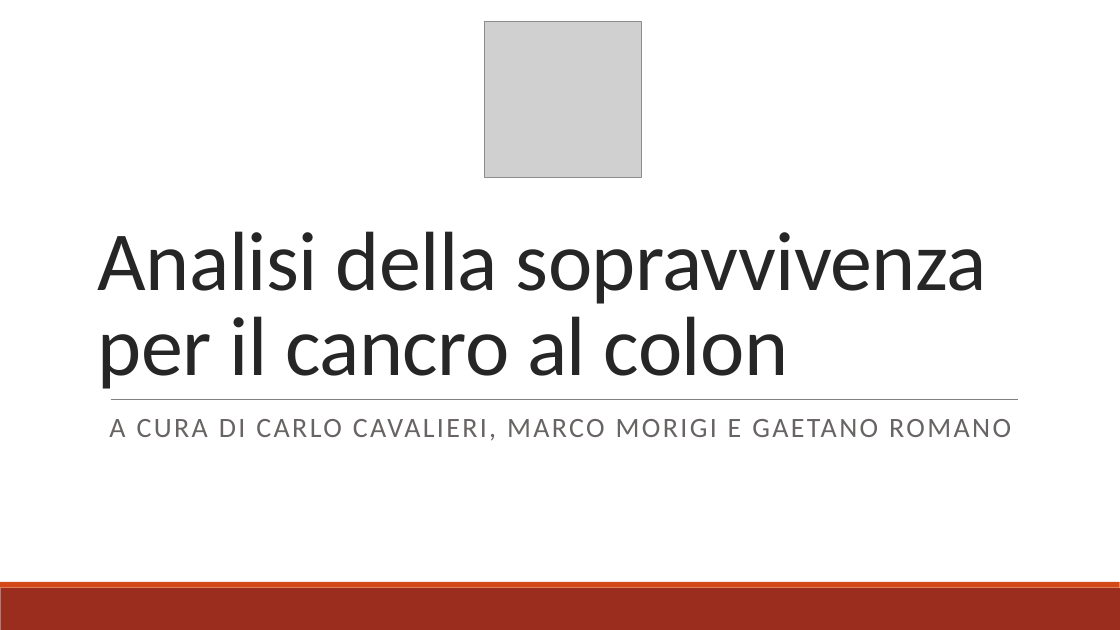
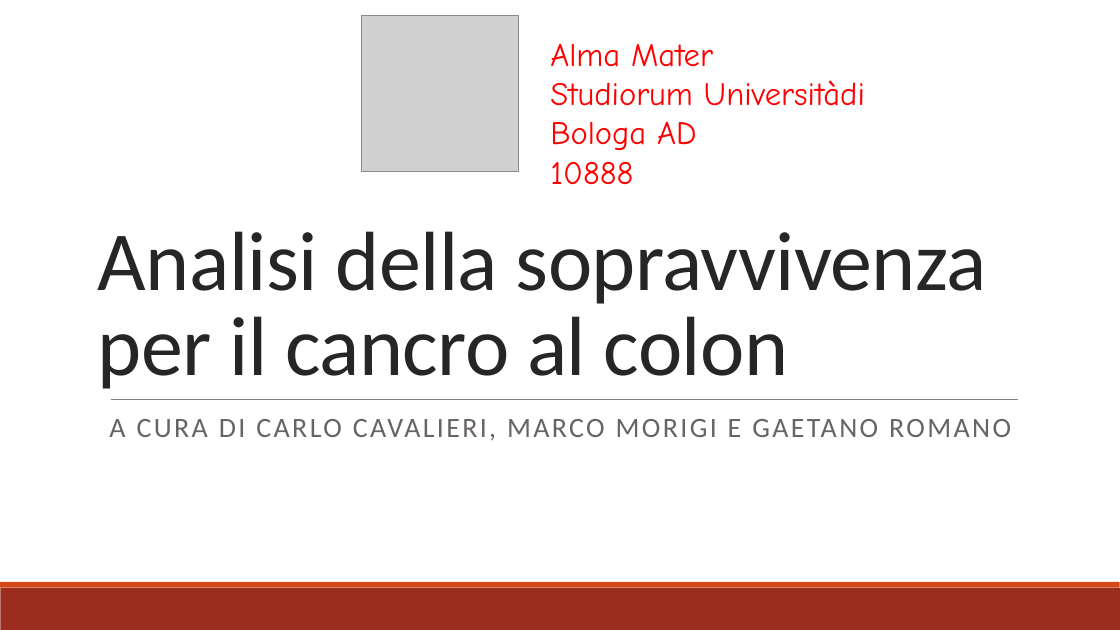
Before and after one commit to alghul96/AnalisiCdS, a slide deck: slide 1 of 2017-5 - 10 gruppo 8.pptx. Drawn at 1120x630 pixels with LibreOffice and Linux fonts; fonts in the diff are those of the drawing; grey boxes stand for pictures. Boxes give left, top, right and bottom in pixels: in the first picture for what was removed or moved away, otherwise in the second. Text is boxed around its words. In the diff, an @@ line names an element or a change of style, - is before the commit and + after.

```diff
--- a/2017-5 - 10 gruppo 8.pptx
+++ b/2017-5 - 10 gruppo 8.pptx
@@ picture moved from (x1=485, y1=22, x2=642, y2=178) to (x1=362, y1=15, x2=519, y2=171) @@
@@ text added at (x1=550, y1=43, x2=865, y2=185), 28 pt, text #FF0000 @@
+Alma Mater
+Studiorum Universitàdi Bologa AD
+10888
```
Also in this commit, not shown: 2 other slides changed, 12 slides added, 4 other files.
